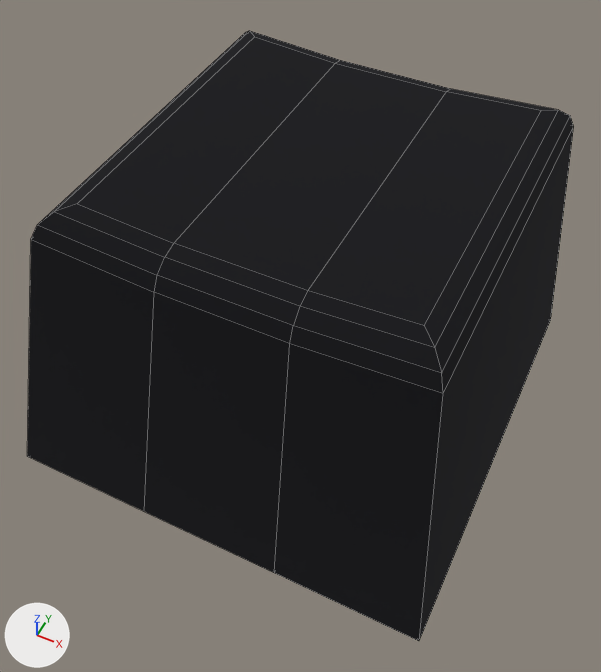
An edit to the FBX model Misinput/Assets/All Blender Models/ESCkey.fbx, drawn before and after from the same camera.
Rendered twice from a camera (50 mm lens) standing at (-1.474, 0.515, 0.349) and looking at (-1.621, 0.809, -0.018). The axes (+X, +Y, +Z) are drawn at lower left. The lights are the same throughout. Mesh edges are drawn as thin lines. Where no turn or scale is listed for an object, it has been applied to the vertices.

Objects in the first picture: '`'.
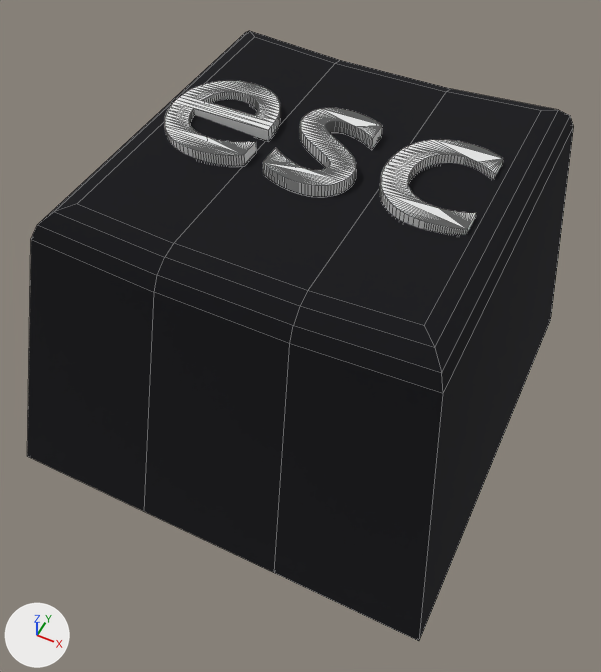
The edits, one by one:
Mesh me_shift_002 is new.
It has 1094 vertices, 1633 faces and spans x -0.09..0.091, y -0.046..0.023, z -0.007..0.0.
Object 'Shift.003' (ob_shift_003) is new; it shows me_shift_002.
Its location is (-1.6291, 0.8603, 0.0895).

What differs and where, as boxes (x1, y1, x2, y2) in the pictures (601 x 672 px):
'Shift.003', added
    after: (164, 81, 503, 235)
